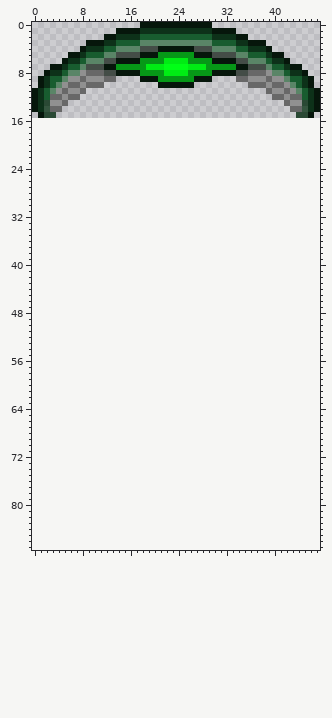
Two versions of one sprite sheet, NPCs/Bosses/TechnoSphere/SphereShield.png. Above: the version before the commit.
The file is 48x16 pixels. Colours within 5 levels of each other are drawn and written as one. The old version is drawn lined up with the new one, on the new canvas.
The result:
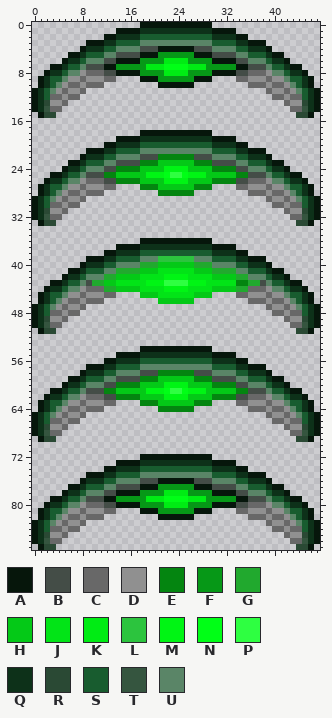
Palette (. is transparent): A #06160b  B #444d47  C #686868  D #909090  E #048510  F #069817  G #21a92e  H #04c917  J #02e417  K #00ec14  L #2cc43e  M #00f514  N #00ff16  P #2eff41  Q #0d3119  R #2a4934  S #185c2f  T #35553f  U #5a8567
Changes in this commit:
canvas 48x16 -> 48x88
Changed rows in their new state; - is an unchanged pixel.
first column x 0:
18 ------------------AAAAAAAAAAAA------------------
19 --------------AAAAQQQQQQQQQQQQAAAA--------------
20 ------------AAQQQQSSSSSSSSSSSSQQQQAA------------
21 ---------AAAQQSSSSUUUUUUUUUUUUSSSSQQAAA---------
22 --------AQQQSSUUUUBBBEEEEEEBBBUUUUSSQQQA--------
23 ------AAQSSSUUBBBBEEEHHHHHHEEEBBBBUUSSSQAA------
24 -----AQQSUUUBBEEEEHHHHMMMMHHHHEEEEBBUUUSQQA-----
25 ---AAQSSUBBBEEHHHHHMMMNPPNMMMHHHHHEEBBBUSSQAA---
26 --AQQSUUDCCCBBEEEEHHHHMMMMHHHHEEEEBBCCCDUUSQQA--
27 -AQSSUDDCDDDCC----EEEHHHHHHEEE----CCDDDCDDUSSQA-
28 -AQSUDCCDCCC---------EEEEEE---------CCCDCCDUSQA-
29 AQSUDCDDC------------------------------CDDCDUSQA
30 AQSCCDCC--------------------------------CCDCCSQA
31 AQRDDC------------------------------------CDDRQA
32 AQTCC--------------------------------------CCTQA
33 -ARR----------------------------------------RRA-
36 ------------------AAAAAAAAAAAA------------------
37 --------------AAAAQQQQQQQQQQQQAAAA--------------
38 ------------AAQQQQSSSSSSSSSSSSQQQQAA------------
39 ---------AAAQQSSSSUUULLLLLLUUUSSSSQQAAA---------
40 --------AQQQSSUUUUGGGHHHHHHGGGUUUUSSQQQA--------
41 ------AAQSSSUUGGGGHHHJJJJJJHHHGGGGUUSSSQAA------
42 -----AQQSUUUGGHHHHJJJJMMMMJJJJHHHHGGUUUSQQA-----
43 ---AAQSSUBGGHHJJJJJMMMPPPPMMMJJJJJEEGGBUSSQAA---
44 --AQQSUUDCCCGGHHHHJJJJMMMMJJJJHHHHGGCCCDUUSQQA--
45 -AQSSUDDCDDDCC----HHHJJJJJJHHH----CCDDDCDDUSSQA-
46 -AQSUDCCDCCC---------HHHHHH---------CCCDCCDUSQA-
47 AQSUDCDDC------------------------------CDDCDUSQA
48 AQSCCDCC--------------------------------CCDCCSQA
49 AQRDDC------------------------------------CDDRQA
50 AQTCC--------------------------------------CCTQA
51 -ARR----------------------------------------RRA-
54 ------------------AAAAAAAAAAAA------------------
55 --------------AAAAQQQQQQQQQQQQAAAA--------------
56 ------------AAQQQQSSSSSSSSSSSSQQQQAA------------
57 ---------AAAQQSSSSUUUUUUUUUUUUSSSSQQAAA---------
58 --------AQQQSSUUUUBBBEEEEEEBBBUUUUSSQQQA--------
59 ------AAQSSSUUBBBBEEEHHHHHHEEEBBBBUUSSSQAA------
60 -----AQQSUUUBBEEEEHHHHMMMMHHHHEEEEBBUUUSQQA-----
61 ---AAQSSUBBBEEHHHHHMMMNPPNMMMHHHHHEEBBBUSSQAA---
62 --AQQSUUDCCCBBEEEEHHHHMMMMHHHHEEEEBBCCCDUUSQQA--
63 -AQSSUDDCDDDCC----EEEHHHHHHEEE----CCDDDCDDUSSQA-
64 -AQSUDCCDCCC---------EEEEEE---------CCCDCCDUSQA-
65 AQSUDCDDC------------------------------CDDCDUSQA
66 AQSCCDCC--------------------------------CCDCCSQA
67 AQRDDC------------------------------------CDDRQA
68 AQTCC--------------------------------------CCTQA
69 -ARR----------------------------------------RRA-
72 ------------------AAAAAAAAAAAA------------------
73 --------------AAAAQQQQQQQQQQQQAAAA--------------
74 ------------AAQQQQSSSSSSSSSSSSQQQQAA------------
75 ---------AAAQQSSSSUUUUUUUUUUUUSSSSQQAAA---------
76 --------AQQQSSUUUUBBBAAAAAABBBUUUUSSQQQA--------
77 ------AAQSSSUUBBBBAAAFFFFFFAAABBBBUUSSSQAA------
78 -----AQQSUUUBBAAAAFFFFKKKKFFFFAAAABBUUUSQQA-----
79 ---AAQSSUBBBAAFFFFFKKKNNNNKKKFFFFFAABBBUSSQAA---
80 --AQQSUUDCCCBBAAAAFFFFKKKKFFFFAAAABBCCCDUUSQQA--
81 -AQSSUDDCDDDCC----AAAFFFFFFAAA----CCDDDCDDUSSQA-
82 -AQSUDCCDCCC---------AAAAAA---------CCCDCCDUSQA-
83 AQSUDCDDC------------------------------CDDCDUSQA
84 AQSCCDCC--------------------------------CCDCCSQA
85 AQRDDC------------------------------------CDDRQA
86 AQTCC--------------------------------------CCTQA
87 -ARR----------------------------------------RRA-
Where, in picture pixels (left, top, right, bottom), the same in both pictures:
added: (32, 130, 320, 226)
added: (32, 238, 320, 334)
added: (32, 346, 320, 442)
added: (32, 454, 320, 550)
